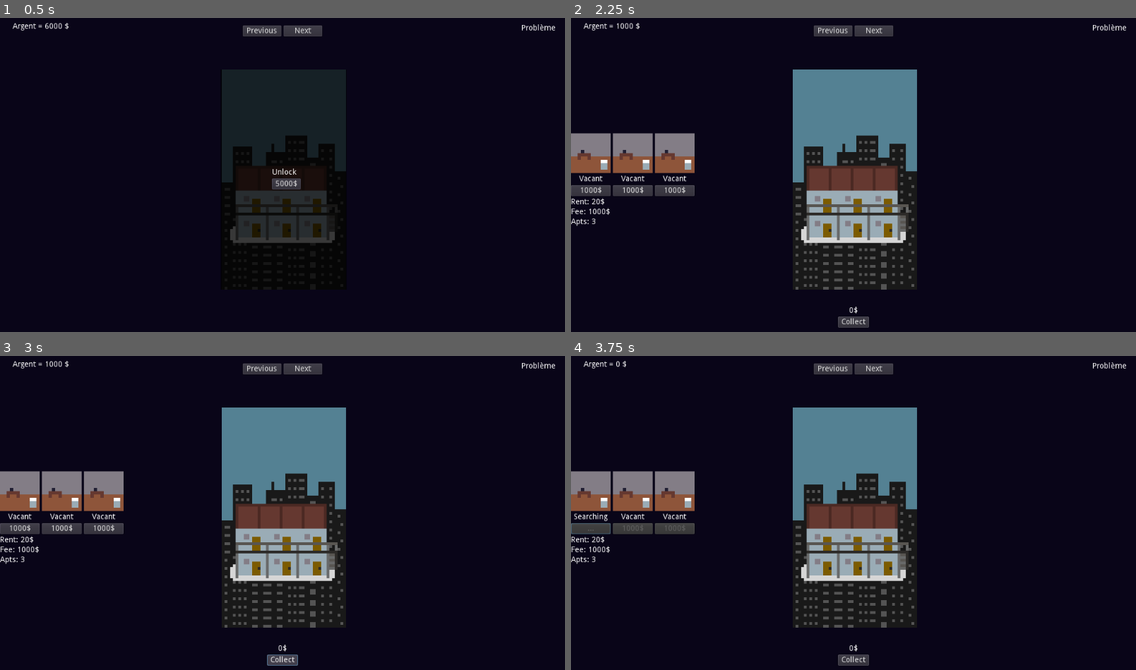
Above: before the commit, frames 1-4 (two rows, left to right).
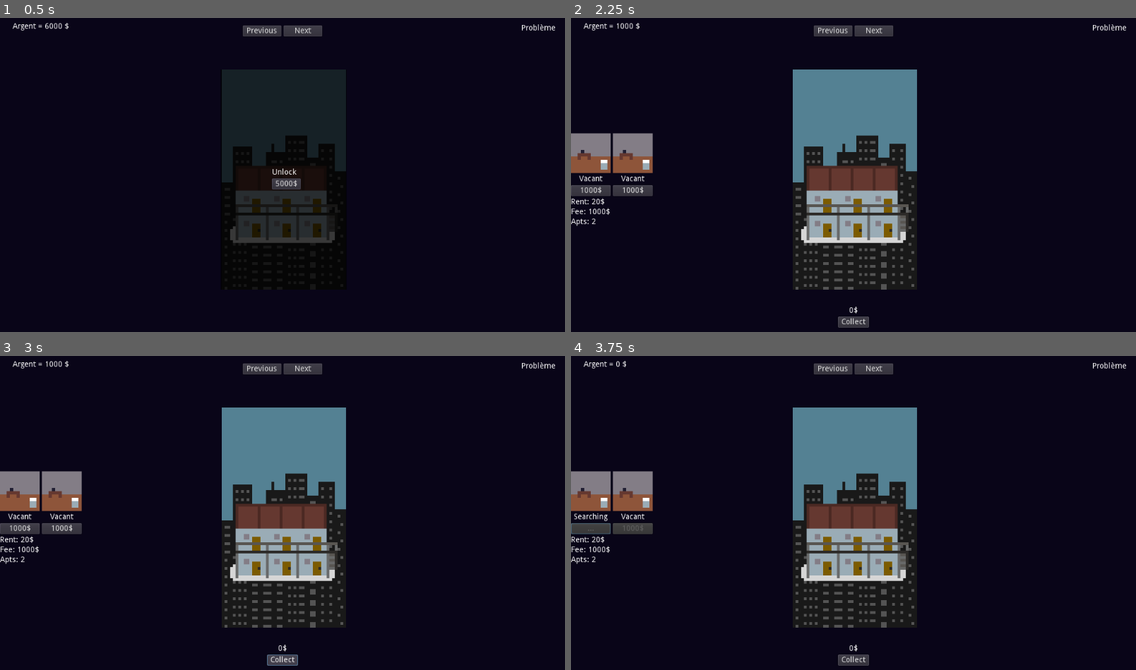
Above: after the commit, the same moments.

Repository: Nellousan/JAM-FEB-2022
Game: Godot game, scene res://scenes/main/main.tscn
Two runs of this game, one before a commit and one after it. Both use one fixed random seed, a clock stepped at 60 frames per second and the inputs below.
Inputs:
- Up to frame 1 (0.5 s): no input
- Up to frame 2 (2.25 s): click "Next" at 0.5 s; click "Next" at 1.25 s; click "5000$" at 2 s
- Up to frame 3 (3 s): click "Collect" at 2.75 s
- Up to frame 4 (3.75 s): click "1000$" at 3.5 s

Frame 1 is identical in both runs. In frame 2, 1.2% of the frame differs, in the area x 3-22%, y 36-66%; in frame 3, 1.2%; in frame 4, 1.2%.

Commit message:
feat(lol):

Diff:
--- a/scenes/main/main.gd
+++ b/scenes/main/main.gd
@@ -12,13 +12,13 @@
 
 	var appart = appart_scene.instance()
 	$Apparts.add_child(appart)
-	appart.init_appart(5000, 3, 20, 5, "res://scenes/appart/sprites/appart02.png", "res://scenes/appart/sprites/interior02.png")
+	appart.init_appart(5000, 2, 20, 5, "res://scenes/appart/sprites/appart02.png", "res://scenes/appart/sprites/interior02.png")
 	appart_list.append(appart)
 
 	appart = appart_scene.instance()
 	$Apparts.add_child(appart)
 	appart.rect_position = Vector2(-5000, 0)
-	appart.init_appart(7000, 4, 50, 10, "res://scenes/appart/sprites/appart01.png", "res://scenes/appart/sprites/interior01.png")
+	appart.init_appart(20000, 3, 50, 10, "res://scenes/appart/sprites/appart01.png", "res://scenes/appart/sprites/interior01.png")
 	appart_list.append(appart)
 
 	timer.start(1)
